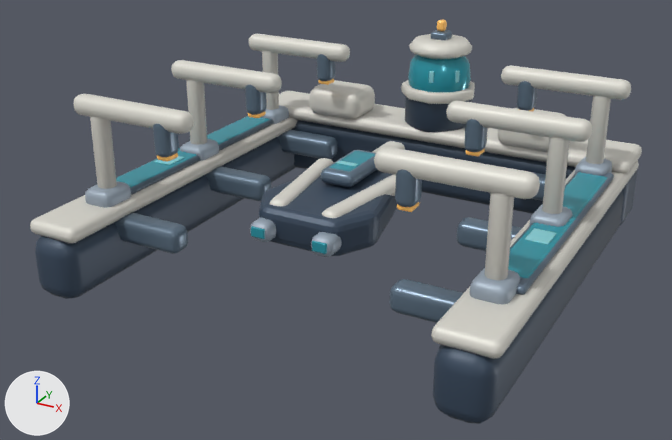
One commit to the glTF model space-battleship/assets/galaxy/v3/buildings/orbital_shipyard/orbital_shipyard_lv3.glb: the scene before it, then after it.
The view is the same before and after, from a 50 mm lens placed at (7.13, -13.9, 7.49), pointed at (-0.19, -0.6, 0.85). Every picture has the same lights, and +X, +Y and +Z are marked at lower left. The picture after the commit comes second. Where no turn or scale is listed for an object, it has been applied to the vertices. Vertices at exactly the same position are counted once.

In view in the first picture: 'Structure'.
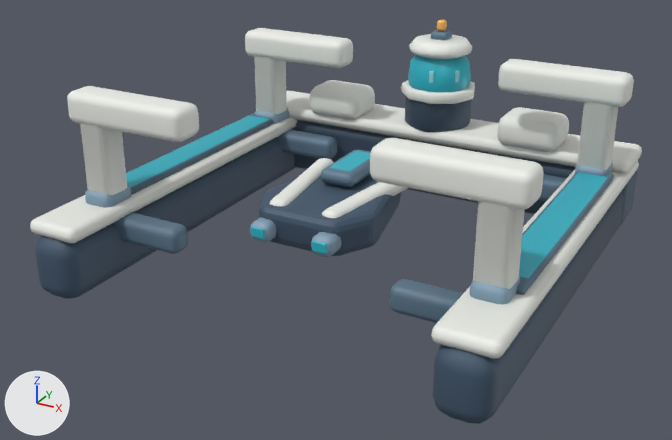
What changed in the scene script:
```text
Change me_cube_231:
    used by ob_structure; location = (-3.59, -0.09, 0.57)
    remove me_cube_231.from_pydata(...)  # 6776 vertices, 13212 faces; spans x -0.5..7.68, y -4.1..4.28, z -0.57..3.12
    add me_cube_231.from_pydata(...)  # 4568 vertices, 8888 faces; spans x -0.5..7.68, y -4.1..4.28, z -0.57..3.12
    me_cube_231 part 1: the loose piece of 96 vertices spanning x 6.94..7.25, y -2.78..-2.47, z 0.85..2.39 is rebuilt with 96 vertices and now spans x 6.82..7.37, y -2.9..-2.35, z 0.85..2.39
    me_cube_231 part 2: the loose piece of 96 vertices spanning x 6.94..7.25, y 2.47..2.78, z 0.85..2.39 is rebuilt with 96 vertices and now spans x 6.82..7.37, y 2.35..2.9, z 0.85..2.39
    me_cube_231 part 3: the loose piece of 96 vertices spanning x 5.21..7.58, y 2.44..2.8, z 2.26..2.61 is rebuilt with 96 vertices and now spans x 5.21..7.58, y 2.31..2.93, z 2.15..2.71
    me_cube_231 part 4: the loose piece of 96 vertices spanning x -0.4..1.97, y 2.44..2.8, z 2.26..2.61 is rebuilt with 96 vertices and now spans x -0.4..1.97, y 2.31..2.93, z 2.15..2.71
    me_cube_231 part 5: the loose piece of 96 vertices spanning x -0.4..1.97, y -2.8..-2.44, z 2.26..2.61 is rebuilt with 96 vertices and now spans x -0.4..1.97, y -2.93..-2.31, z 2.15..2.71
    me_cube_231 part 6: the loose piece of 96 vertices spanning x -0.07..0.24, y 2.47..2.78, z 0.85..2.39 is rebuilt with 96 vertices and now spans x -0.19..0.36, y 2.35..2.9, z 0.85..2.39
    me_cube_231 part 7: the loose piece of 96 vertices spanning x -0.07..0.24, y -2.78..-2.47, z 0.85..2.39 is rebuilt with 96 vertices and now spans x -0.19..0.36, y -2.9..-2.35, z 0.85..2.39
    me_cube_231 part 8: the loose piece of 96 vertices spanning x 5.21..7.58, y -2.8..-2.44, z 2.26..2.61 is rebuilt with 96 vertices and now spans x 5.21..7.58, y -2.93..-2.31, z 2.15..2.71
    me_cube_231 part 9: 23 loose pieces with 2208 vertices, spanning x -0.4..7.58, y -2.82..2.82, z 0.11..2.61, are deleted
    me_cube_231 part 10: 7363 kept faces spanning x -0.5..7.68, y -4.1..4.28, z -0.57..3.12 get new vertex colours
```

Where the change shows, as pixel boxes [x1, y1, x2, y2] in the pictures (672 x 440 px):
part 1 of me_cube_231, rebuilt
    before: [485, 192, 514, 280]
    after: [473, 201, 525, 289]
part 2 of me_cube_231, rebuilt
    before: [586, 95, 611, 164]
    after: [577, 102, 618, 170]
part 3 of me_cube_231, rebuilt (36% taller)
    before: [501, 65, 631, 100]
    after: [498, 59, 634, 107]
part 4 of me_cube_231, rebuilt (7% wider, 41% taller)
    before: [249, 34, 350, 62]
    after: [245, 28, 353, 68]
part 5 of me_cube_231, rebuilt (9% wider, 39% taller)
    before: [73, 94, 194, 134]
    after: [67, 86, 199, 142]
part 6 of me_cube_231, rebuilt (89% wider)
    before: [262, 51, 279, 110]
    after: [254, 56, 287, 114]
part 7 of me_cube_231, rebuilt
    before: [90, 116, 117, 189]
    after: [80, 123, 127, 195]
part 8 of me_cube_231, rebuilt (38% taller)
    before: [374, 147, 540, 199]
    after: [370, 138, 544, 210]
part 9 of me_cube_231, deleted
    before: [153, 54, 592, 251]
part 10 of me_cube_231, recoloured
    both: [30, 20, 642, 417]
